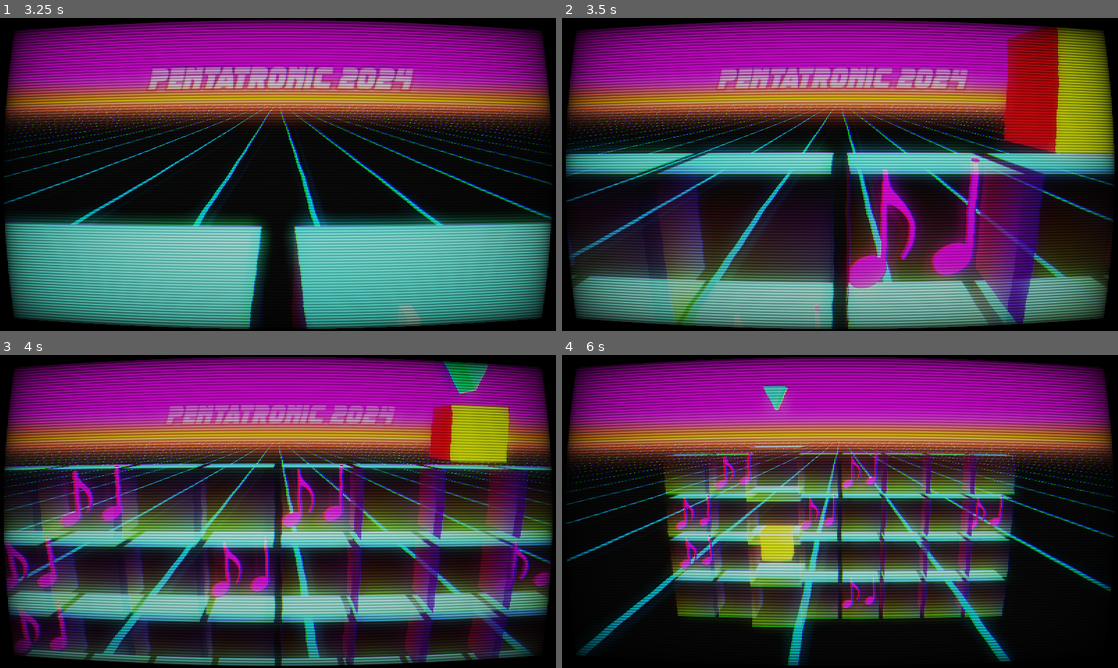
Above: before the commit, frames 1-4 (two rows, left to right).
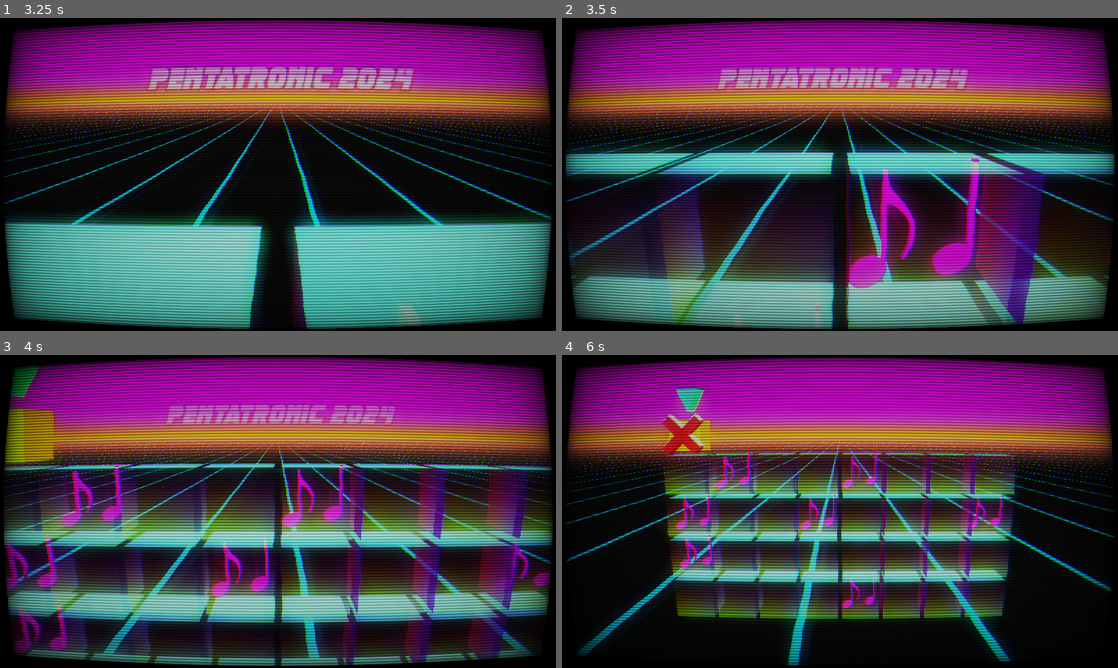
Above: after the commit, the same moments.

Repository: Lumbi/GMTK2024
Game: Godot game, scene res://play.tscn
The game is run twice, just before and just after one commit, with the same random seed, the same clock (stepped at 60 frames per second) and the same inputs. Sound files missing from this copy of the repository are replaced by a short silence.
Inputs:
- Up to frame 1 (3.25 s): tap Space (drop) every 0.75 s from 0.6 to 2.85 s
- Up to frame 2 (3.5 s): no input
- Up to frame 3 (4 s): tap Space (drop) at 3.6 s
- Up to frame 4 (6 s): tap Space (drop) at 4.35, 5.1, 5.85 s

Frame 1 is identical in both runs. In frame 2, 7.4% of the frame differs, in the area x 78-100%, y 2-47%; in frame 3, 5.0%; in frame 4, 4.9%.

Commit message:
Wow

Diff:
--- a/play.gd
+++ b/play.gd
@@ -8,10 +8,11 @@
 var current_hover_block: Node3D
 var first_block: bool = true
 var queue_spawn_hover_block: bool = false
-var current_beat_index: int = 0
+var next_beat_index: int = 0
 var current_loop_index: int = 0
 var beat_time: float = 0
 var beat_duration: float
+var bar_duration: float
 var beat_leading_acceptance_threshold_ratio: float = 0.20
 var beat_trailing_acceptance_threshold_ratio: float = 0.20
 
@@ -61,19 +62,27 @@
 	pass
 
 func _process(delta: float) -> void:
-	beat_time += delta
 	beat_duration = (1.0 / (bpm * 2.0) * 60.0)
-	if (beat_time >= beat_duration):
-		beat_time = 0
-		_hit_beat()
+	bar_duration = beat_duration * 8
+
+	var bar_time = $BGM.get_playback_position()
+	while bar_time > bar_duration:
+		bar_time -= bar_duration
+
+	var beat_index: int = floori(bar_time / beat_duration)
+
+	beat_time = bar_time - (beat_index * beat_duration)
+
+	if bar_time >= next_beat_index * beat_duration && bar_time < (next_beat_index + 1) * beat_duration:
+		_hit_beat(beat_index)
 
 	if !is_gameover:
 		if Input.is_action_just_pressed("drop") && current_hover_block:
 			if is_playing && !$AnimationPlayer.is_playing():
 				if beat_time < beat_duration * beat_trailing_acceptance_threshold_ratio: # on time
-					_try_drop(current_beat_index)
+					_try_drop(beat_index)
 				elif beat_time > (beat_duration * (1 - beat_leading_acceptance_threshold_ratio)): # a bit early
-					_try_drop((current_beat_index + 1) % 8)
+					_try_drop((beat_index + 1) % 8)
 				else:
 					$Fail.transform.origin = current_hover_block.transform.origin
 					$Fail.transform.origin.z += 0.5
@@ -102,14 +111,11 @@
 			break
 	return last_empty_slot
 
-func _hit_beat() -> void:
-	current_beat_index += 1
-	if (current_beat_index >= 8):
-		current_beat_index = 0
-		current_loop_index += 1
+func _hit_beat(beat_index: int) -> void:
+	next_beat_index = (beat_index + 1) % 8
 
 	# Move the arrow
-	beat_arrow.move_to_beat_index(current_beat_index)
+	beat_arrow.move_to_beat_index(beat_index)
 
 	# Move the hover block
 	if current_hover_block:
@@ -120,7 +126,10 @@
 
 	# Lane beat
 	for lane in lanes:
-		lane.hit_beat(current_loop_index, current_beat_index)
+		lane.hit_beat(current_loop_index, beat_index)
+
+	if (beat_index == 7):
+		current_loop_index += 1
 
 	# Win / Lose
 	if !is_gameover:
@@ -145,13 +154,12 @@
 	var note_is_available = _has_available_note()
 
 	var block_scene: PackedScene
-	var random = randf()
 	if first_block:
 		first_block = false
 		block_scene = normal_block_scene
-	elif note_is_available && random > 0.6:
+	elif note_is_available && randf() < 0.4:
 		block_scene = note_block_scene
-	elif random < 0.25:
+	elif randf() < 0.25:
 		block_scene = bomb_block_scene
 	else:
 		block_scene = normal_block_scene
--- a/play.tscn
+++ b/play.tscn
@@ -164,6 +164,7 @@
 
 [sub_resource type="Animation" id="Animation_nafii"]
 resource_name = "gameover"
+length = 2.0
 tracks/0/type = "value"
 tracks/0/imported = false
 tracks/0/enabled = true
@@ -171,10 +172,10 @@
 tracks/0/interp = 1
 tracks/0/loop_wrap = true
 tracks/0/keys = {
-"times": PackedFloat32Array(0, 0.0666667, 0.133333, 0.2, 0.266667, 0.333333, 1),
-"transitions": PackedFloat32Array(0, 0, 0, 0, 0, 0, 0),
+"times": PackedFloat32Array(0, 0.466667, 0.533333, 0.6, 0.666667, 0.733333, 0.8, 1.46667),
+"transitions": PackedFloat32Array(0, 0, 0, 0, 0, 0, 0, 0),
 "update": 1,
-"values": [false, true, false, true, false, true, true]
+"values": [false, false, true, false, true, false, true, true]
 }
 
 [sub_resource type="AnimationLibrary" id="AnimationLibrary_aw04j"]
